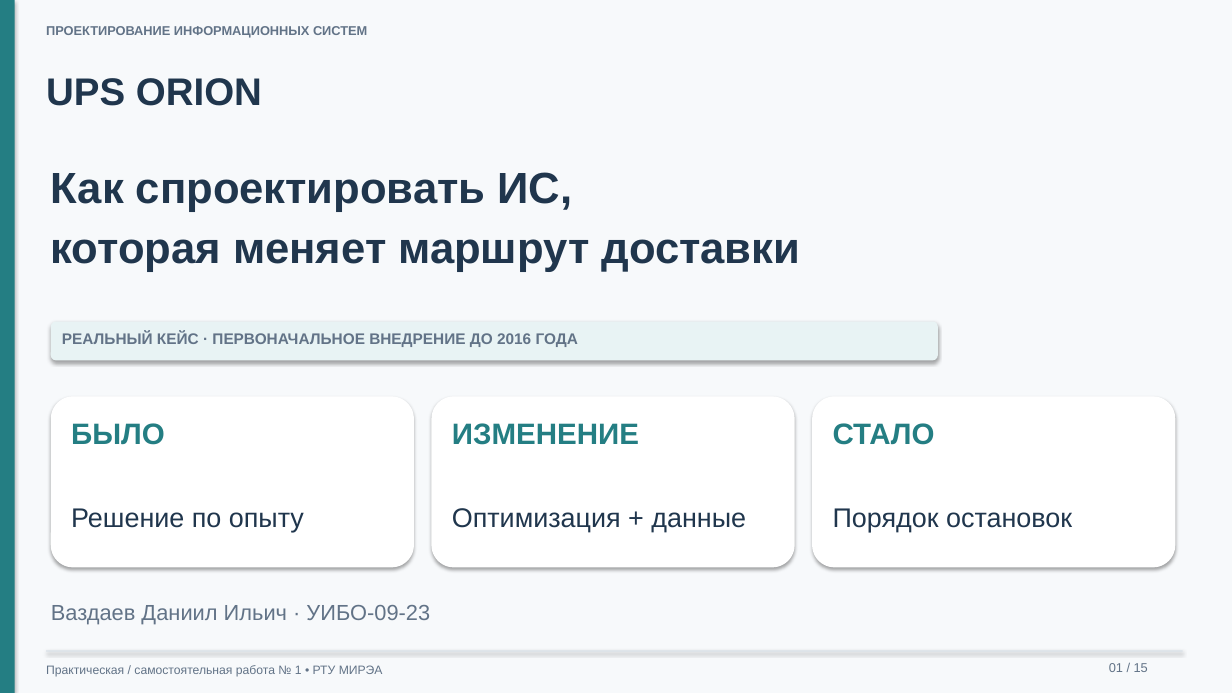
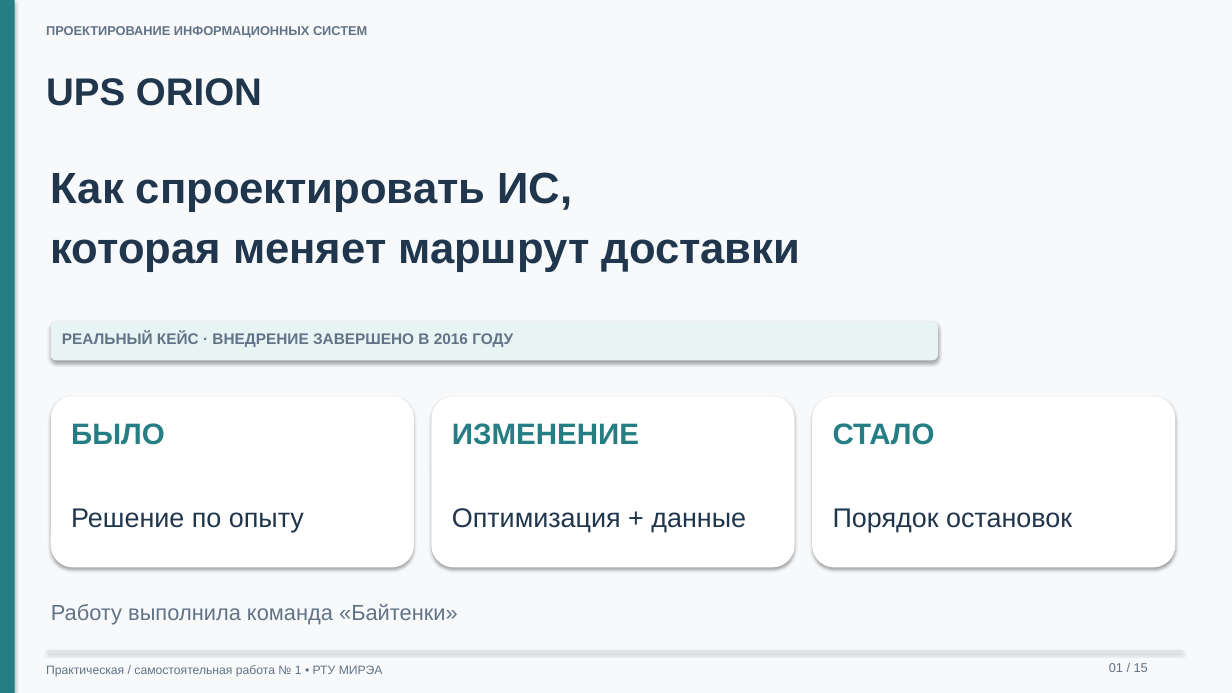
Before and after one commit to lalka1231/proektirovanie-informatsionnykh-sistem, a slide deck: slide 1 of практика 1/Практическая_работа_1_Проектирование_ИС.pptx. Drawn at 1232x693 pixels with LibreOffice and Linux fonts; fonts in the diff are those of the drawing. Boxes give left, top, right and bottom in pixels: in the first picture for what was removed or moved away, otherwise in the second. Text is boxed around its words. In the diff, an @@ line names an element or a change of style, - is before the commit and + after.

Commit message:
fix: указать команду Байтенки и уточнить границы кейса и требования

```diff
--- a/практика 1/Практическая_работа_1_Проектирование_ИС.pptx
+++ b/практика 1/Практическая_работа_1_Проектирование_ИС.pptx
@@ text at (x1=62, y1=332, x2=513, y2=347): text changed @@
-РЕАЛЬНЫЙ КЕЙС · ПЕРВОНАЧАЛЬНОЕ ВНЕДРЕНИЕ ДО 2016 ГОДА
+РЕАЛЬНЫЙ КЕЙС · ВНЕДРЕНИЕ ЗАВЕРШЕНО В 2016 ГОДУ
@@ text at (x1=51, y1=604, x2=458, y2=625): text changed @@
-Ваздаев Даниил Ильич · УИБО-09-23
+Работу выполнила команда «Байтенки»
```
Also in this commit, not shown: 13 other files.
